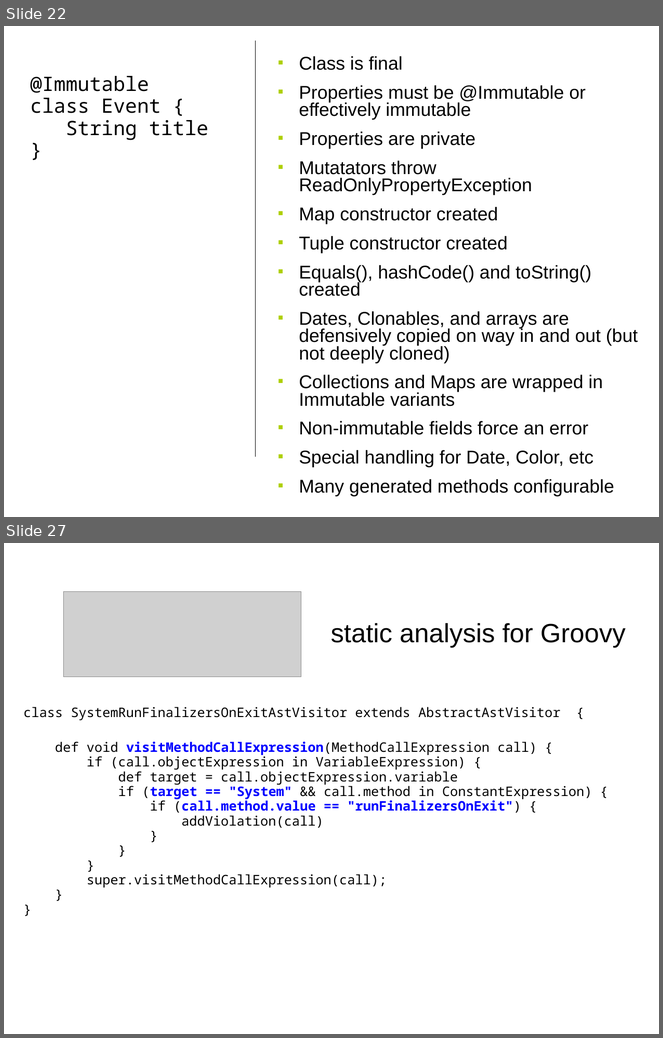
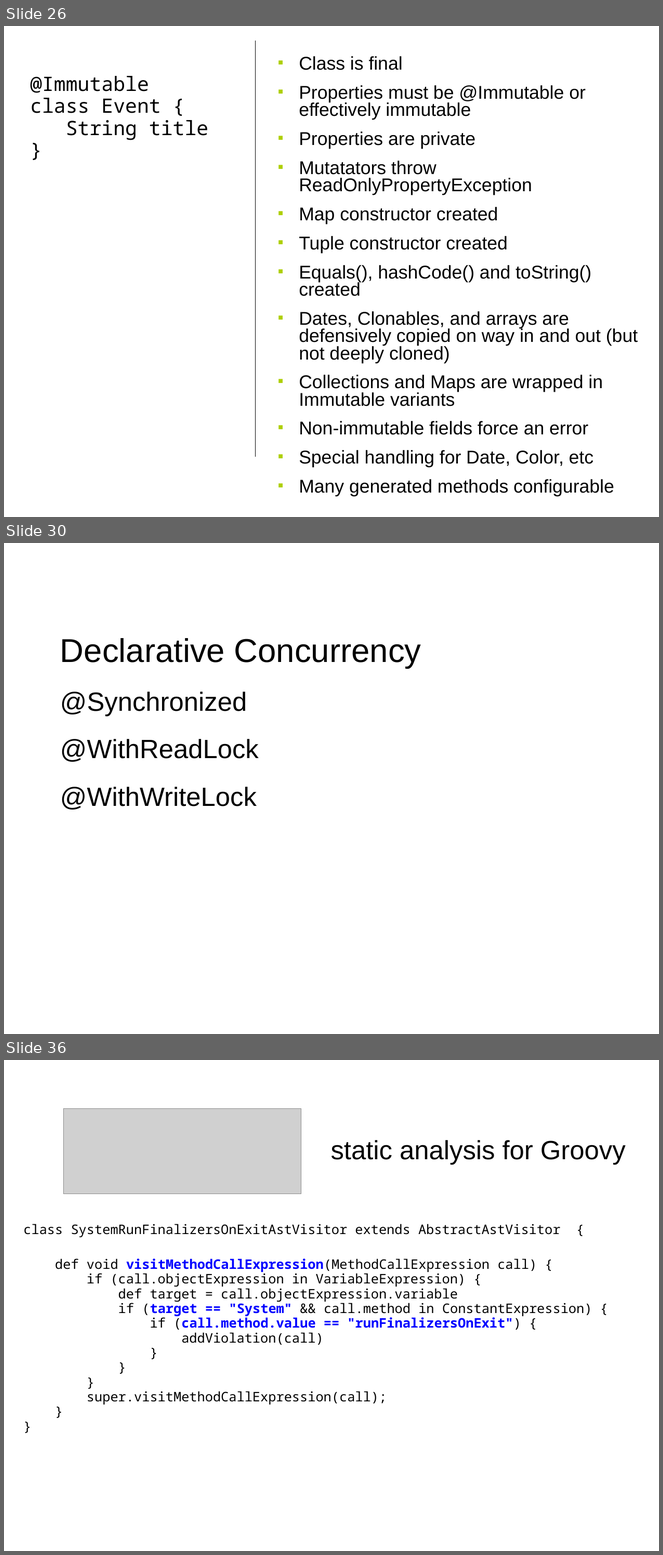
Before and after one commit to HamletDRC/presentations, a slide deck: asttransformations/CodeGeneration_SDC.odp. Shown one above the other, each under a label of ours: slides 22 and 27 before the commit, slides 26, 30 and 36 after it; the slides between them are not shown. The pictures are 663x1038 and 663x1555 pixels, drawn with LibreOffice and Linux fonts; fonts in the diff are those of the drawing; grey boxes stand for pictures. Boxes give left, top, right and bottom in pixels: in the first picture for what was removed or moved away, otherwise in the second. Text is boxed around its words. In the diff, an @@ line names an element or a change of style, - is before the commit and + after.

```diff
--- a/asttransformations/CodeGeneration_SDC.odp
+++ b/asttransformations/CodeGeneration_SDC.odp
@@ slide 30 added at [4,543,659,1034], background #FFFFFF @@
@@ subtitle added at [60,638,422,810], 32 pt, text #000000 @@
+Declarative Concurrency
+@Synchronized
+@WithReadLock
+@WithWriteLock
@@ what was slide 22 is now slide 26 @@
@@ what was slide 27 is now slide 36 @@
```
Also in this commit, not shown: 9 slides changed, 11 other slides added, 2 slides removed, 4 other files.
